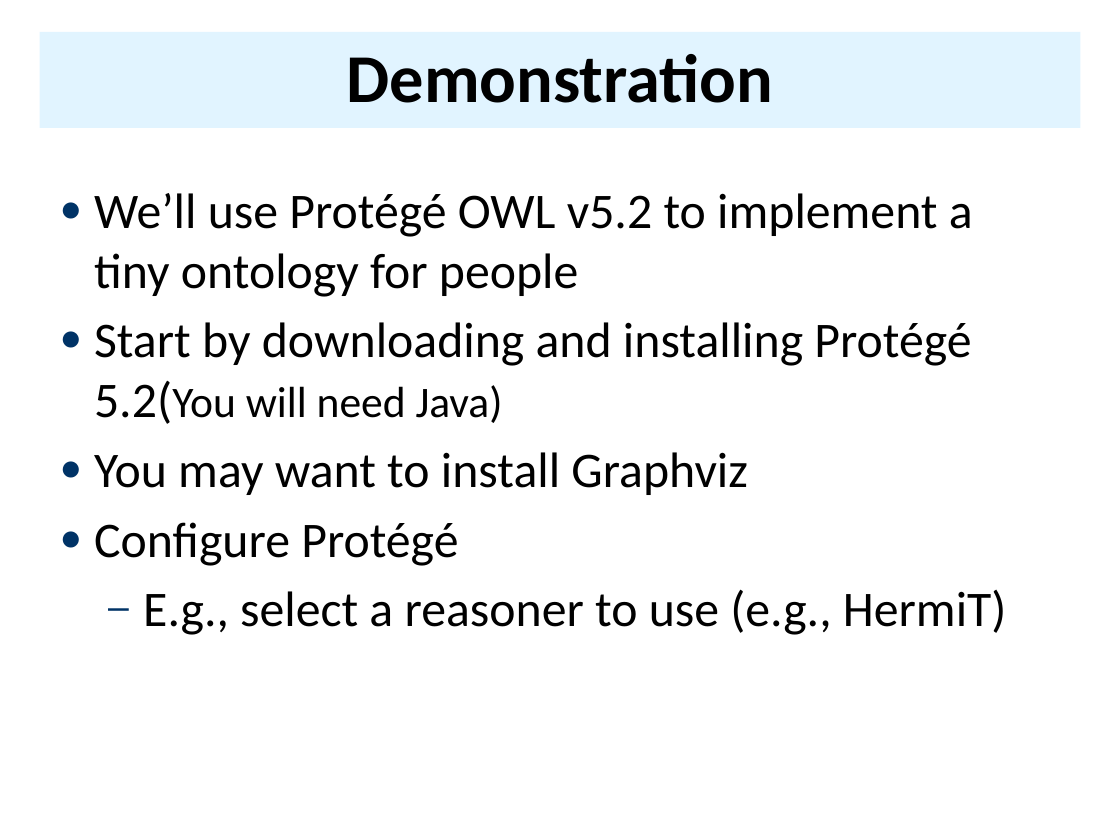
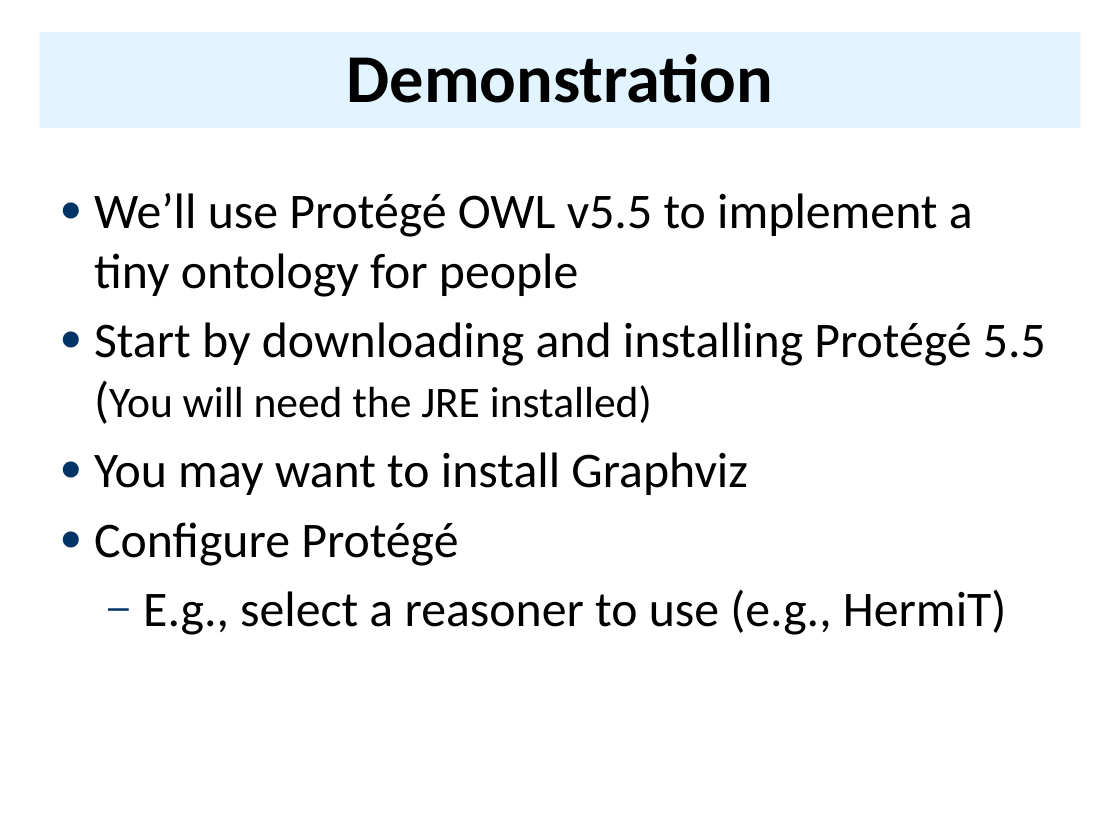
Before and after one commit to UMBC-CMSC-491-691-F19-Knowledge-Graphs/class_material, a slide deck: slide 16 of notes/10_protege/IDEs.pptx (slide 12 before the commit). Drawn at 1120x840 pixels with LibreOffice and Linux fonts; fonts in the diff are those of the drawing. Boxes give left, top, right and bottom in pixels: in the first picture for what was removed or moved away, otherwise in the second. Text is boxed around its words. In the diff, an @@ line names an element or a change of style, - is before the commit and + after.

```diff
--- a/notes/10_protege/IDEs.pptx
+++ b/notes/10_protege/IDEs.pptx
@@ text at (x1=94, y1=193, x2=1046, y2=423): text changed @@
-● We’ll use Protégé OWL v5.2 to implement a tiny ontology for people
-● Start by downloading and installing Protégé 5.2(You will need Java)
+● We’ll use Protégé OWL v5.5 to implement a tiny ontology for people
+● Start by downloading and installing Protégé 5.5 (You will need the JRE installed)
```
Also in this commit, not shown: 7 other slides changed, 4 slides added, 5 other files.
